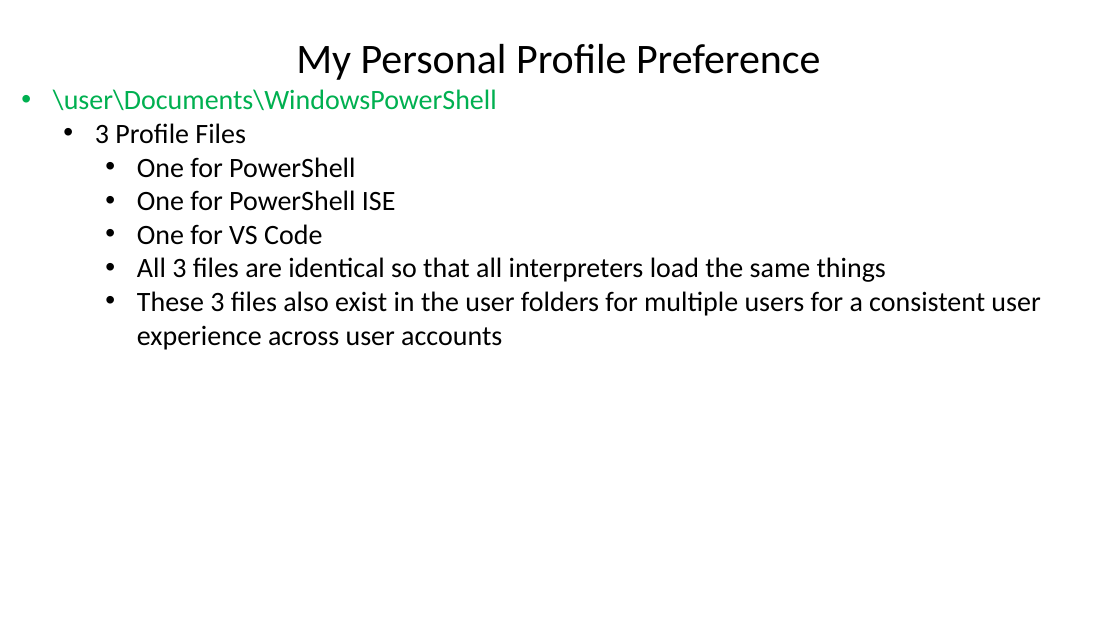
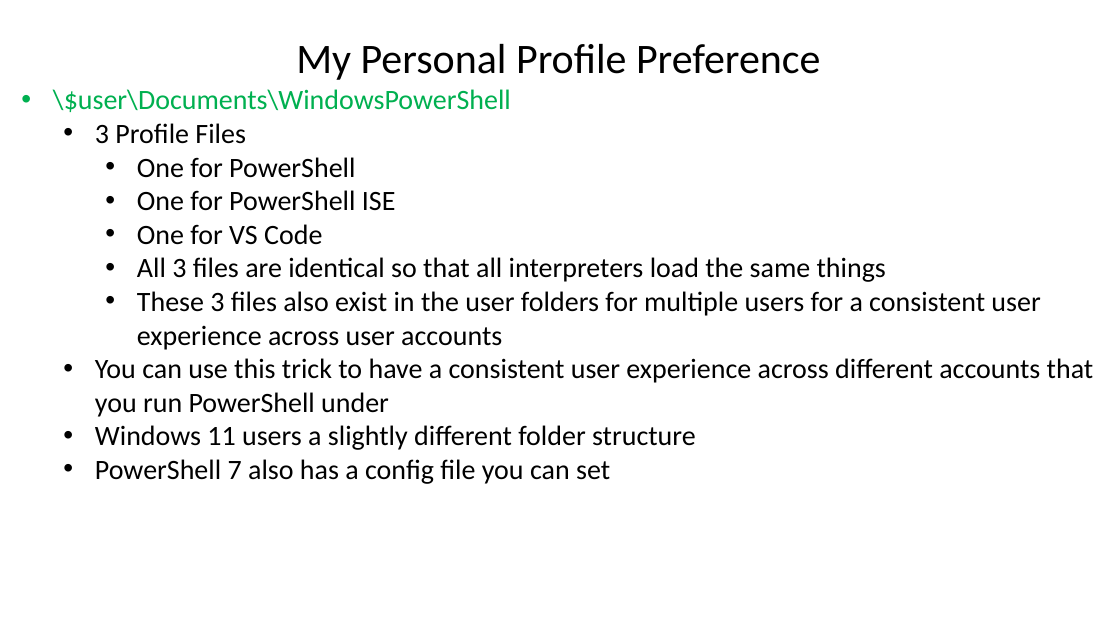
Before and after one commit to tk427/Non-Code, a slide deck: slide 10 of PowerShell/PowerShell_DogFood.pptx (slide 6 before the commit). Drawn at 1120x630 pixels with LibreOffice and Linux fonts; fonts in the diff are those of the drawing; background and template pictures are left out. Boxes give left, top, right and bottom in pixels: in the first picture for what was removed or moved away, otherwise in the second. Text is boxed around its words. In the diff, an @@ line names an element or a change of style, - is before the commit and + after.

```diff
--- a/PowerShell/PowerShell_DogFood.pptx
+++ b/PowerShell/PowerShell_DogFood.pptx
@@ text at bbox=[53, 89, 511, 112]: text changed @@
-• \user\Documents\WindowsPowerShell
+• \$user\Documents\WindowsPowerShell
@@ text at bbox=[95, 358, 1094, 484]: paragraphs added @@
+  • You can use this trick to have a consistent user experience across different accounts that you run PowerShell under
+  • Windows 11 users a slightly different folder structure
+  • PowerShell 7 also has a config file you can set
```
Also in this commit, not shown: 12 other slides changed, 10 slides added.
